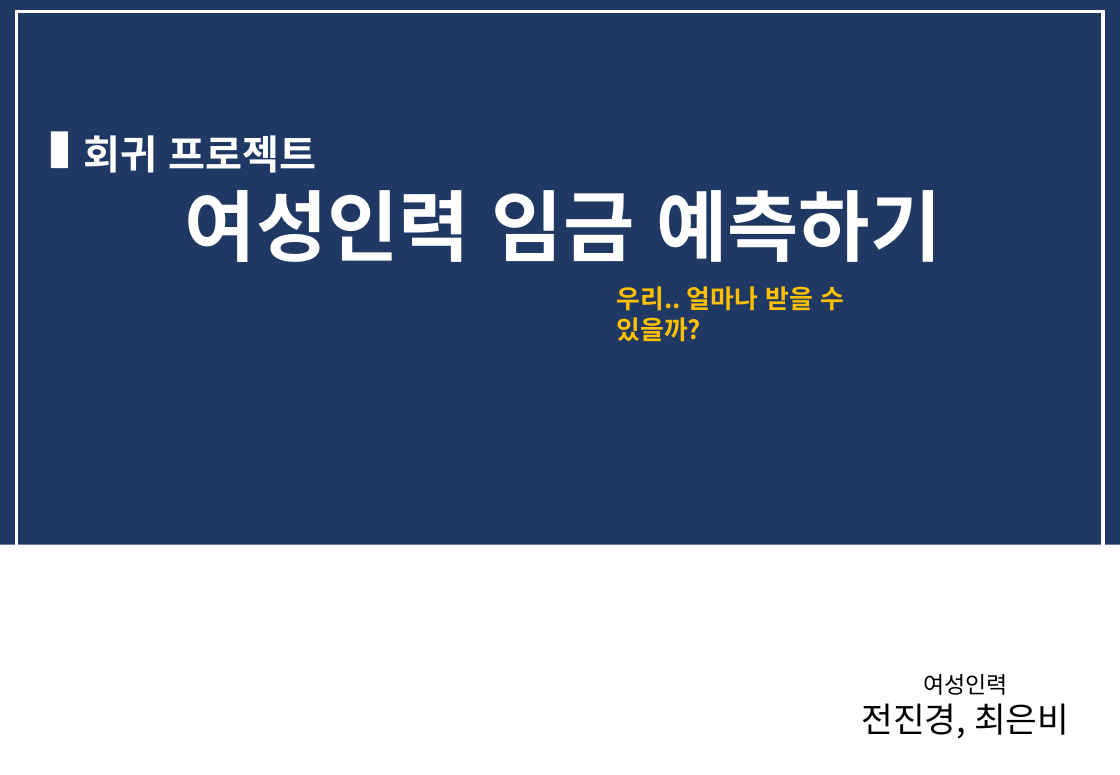
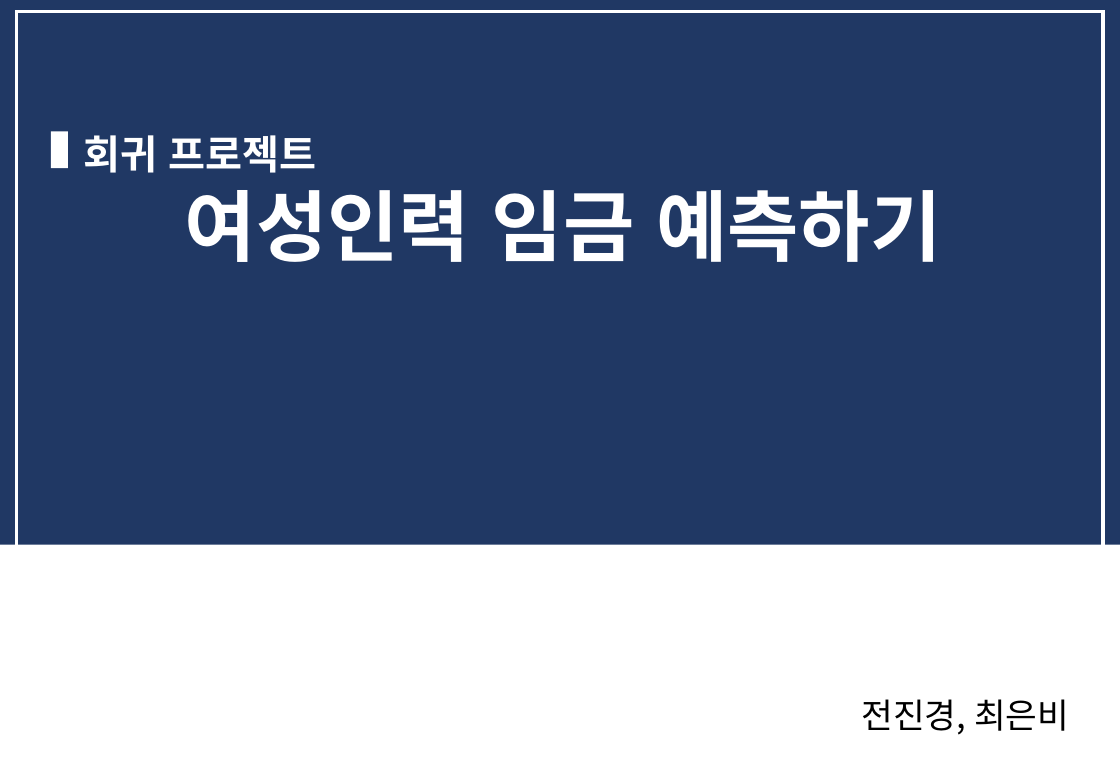
Before and after one commit to dss-14th/Regression_3_project, a slide deck: slide 1 of 여성임금 예측프로젝트.pptx. Drawn at 1120x775 pixels with LibreOffice and Linux fonts; fonts in the diff are those of the drawing. Boxes give left, top, right and bottom in pixels: in the first picture for what was removed or moved away, otherwise in the second. Text is boxed around its words. In the diff, an @@ line names an element or a change of style, - is before the commit and + after.

```diff
--- a/여성임금 예측프로젝트.pptx
+++ b/여성임금 예측프로젝트.pptx
@@ text removed at [617, 286, 844, 342] @@
-우리.. 얼마나 받을 수 있을까?
@@ text at [923, 674, 1007, 695]: paragraph removed @@
-여성인력
@@ text "전진경, 최은비": place and size @@
-text "전진경, 최은비" at [862, 674, 1069, 739]
+text "전진경, 최은비" at [862, 699, 1069, 735]
```
Also in this commit, not shown: 13 other slides changed, 27 slides added, 8 slides removed, 6 other files.
